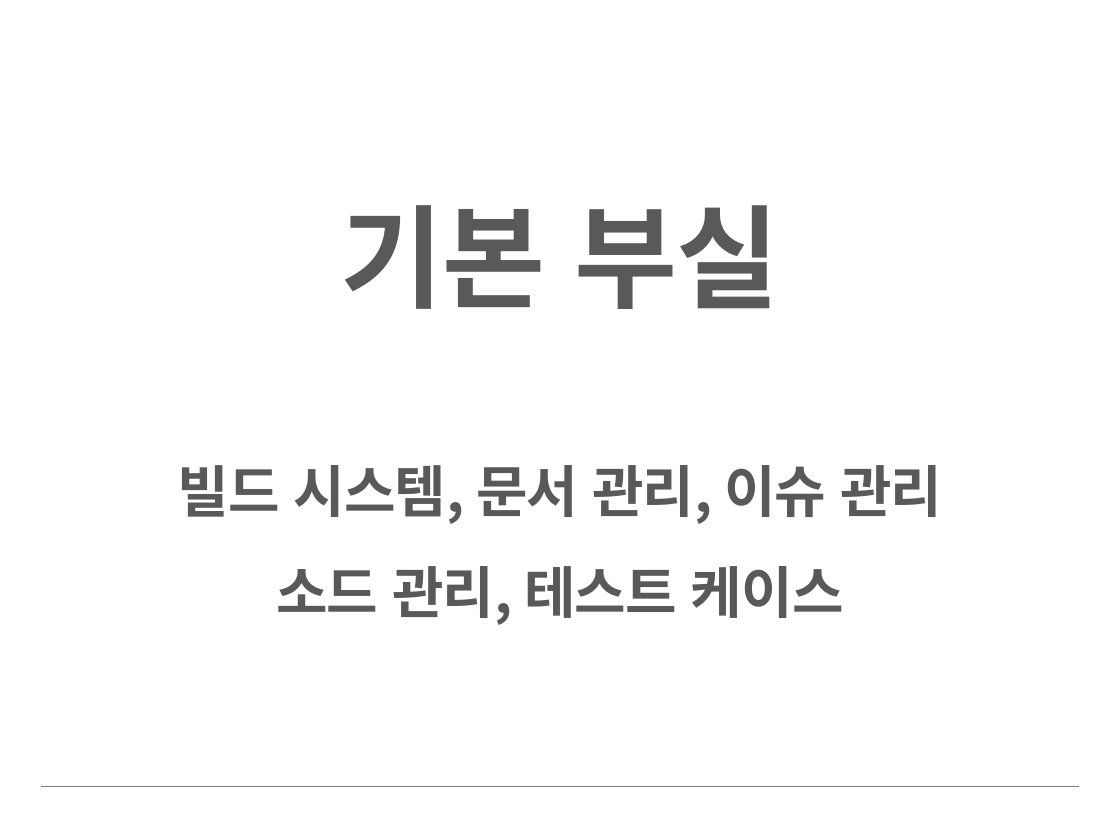
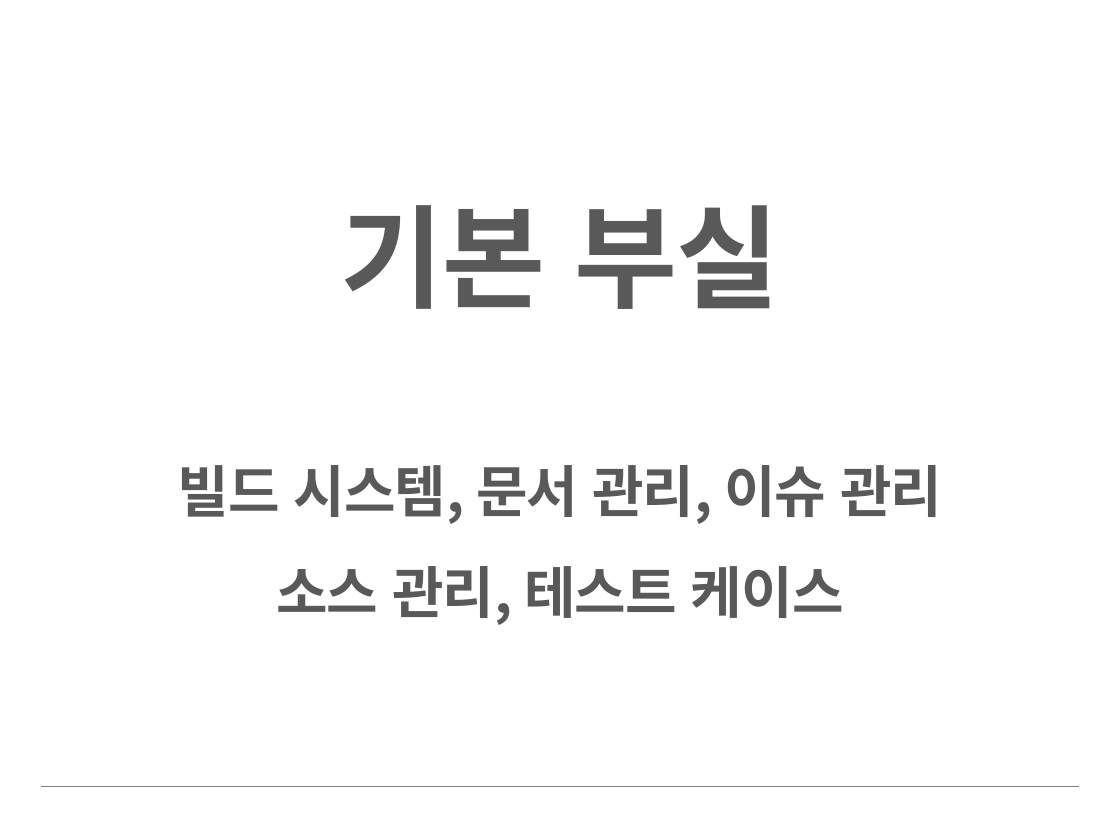
Before and after one commit to dhrim/joongang_mentoring, a slide deck: slide 60 of 교육자료/SW개발자를_준비하는_당신에게.pptx. Drawn at 1120x840 pixels with LibreOffice and Linux fonts; fonts in the diff are those of the drawing; background and template pictures are left out. Boxes give left, top, right and bottom in pixels: in the first picture for what was removed or moved away, otherwise in the second. Text is boxed around its words. In the diff, an @@ line names an element or a change of style, - is before the commit and + after.

Commit message:
ppt 오류 수정

```diff
--- a/교육자료/SW개발자를_준비하는_당신에게.pptx
+++ b/교육자료/SW개발자를_준비하는_당신에게.pptx
@@ title at box(178, 205, 942, 625): text changed @@
-기본 부실
-빌드 시스템, 문서 관리, 이슈 관리
-소드 관리, 테스트 케이스
+기본 부실
+빌드 시스템, 문서 관리, 이슈 관리
+소스 관리, 테스트 케이스
```
